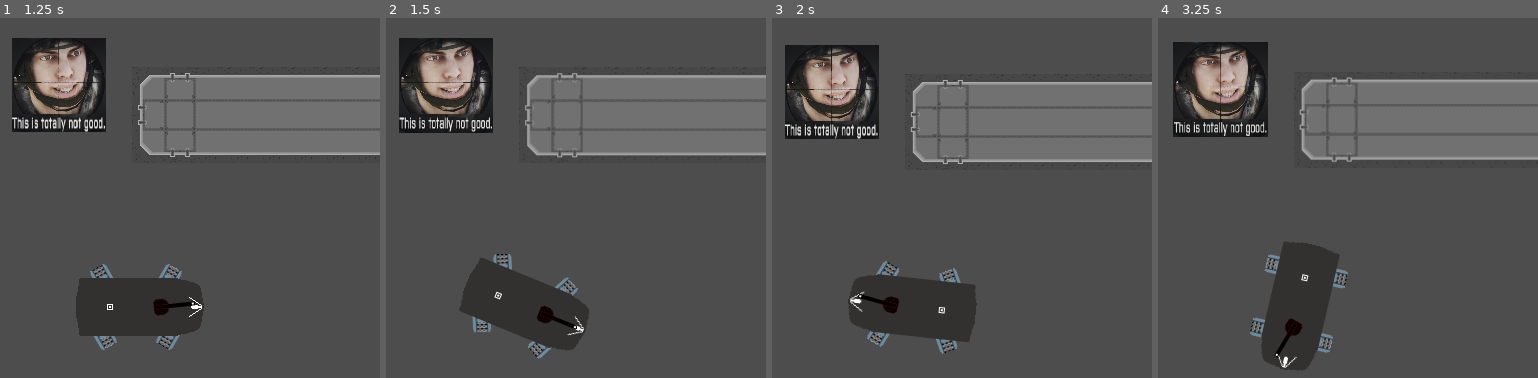
Above: before the commit, frames 1-4 (left to right).
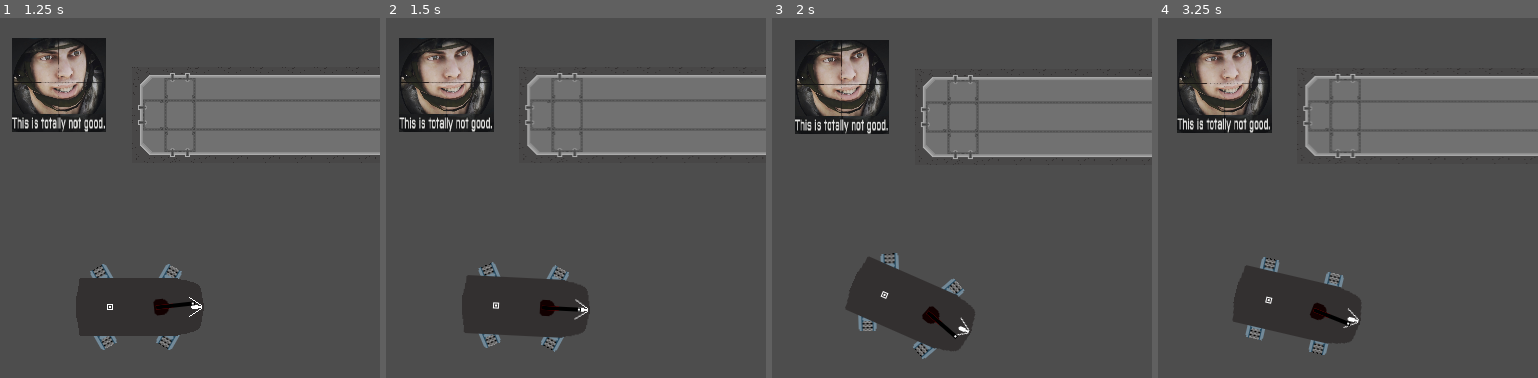
Above: after the commit, the same moments.

Repository: CatWizard47/WormGame
Game: Godot game, scene res://Scenes/main_test_thingy.tscn
Same seed, same stepped clock (60 frames per second), same inputs: the game is played once before the commit and once after it.
Inputs (mouse positions are in pixels of both pictures, inside the frame that each line leads up to):
- Up to frame 1 (1.25 s): move the mouse to (247, 270) at 0.52 s; press the mouse at (247, 270) at 0.53 s; hold D (move_right) from 0.53 s (still down)
- Up to frame 2 (1.5 s): move the mouse to (431, 342) at 1.27 s; release D (move_right) at 1.28 s; release the mouse at (431, 342) at 1.28 s; hold S (move_backward) from 1.28 s (still down); click (431, 342) at 1.35 s
- Up to frame 3 (2 s): keep holding S (move_backward)
- Up to frame 4 (3.25 s): move the mouse to (1344, 147) at 2.02 s; release S (move_backward) at 2.03 s; press the mouse at (1344, 147) at 2.03 s; hold D (move_right) 2.03-2.78 s; move the mouse to (outside the picture) at 2.77 s; release the mouse at (outside the picture) at 2.78 s; hold W (move_forward) from 2.78 s (still down); click (outside the picture) at 2.85 s

Frame 1 is identical in both runs. In frame 2, 2.9% of the frame differs, in the area x 3-54%, y 5-95%; in frame 3, 12%; in frame 4, 13%, in the area x 3-100%, y 5-98%.

Commit message:
more track improvements

Diff:
--- a/scripts/player.gd
+++ b/scripts/player.gd
@@ -2,16 +2,14 @@
 
 @export var max_engine_power = 10
 @export var acceleration_mult : float = 0.5
-@export var traction_Coefficient : float = 0.0002 #MUST BE SMOL
+@export var traction_Coefficient : float = 0.02 #MUST BE SMOL
 @export var max_velocity: int = 100
 @export var locomotion_node_rotation_speed: float = 0.025
 var locomotive_nodes: Node
 var screen_size # Size of the game window. # temp
 var velocity: Vector2
 var engine_power: float
-var rotation_direction: float = 0
 var locomotive_rotation: float
-#var output_array: Array
 var node_count: float
 
 
@@ -34,25 +32,15 @@
 		locomotive_rotation += loco_node.change_rotation(rotation_speed)
 	locomotive_rotation = locomotive_rotation / node_count
 
-#func _apply_thrust_with_locomotive_nodes(power:float) -> void:
-#	for loco_node: Node in locomotive_nodes.get_children():
-#		output_array = loco_node.apply_thrust(power)
-#		velocity.x += output_array[0]
-#		velocity.y += output_array[1]
-#		rotation_direction += output_array[2]
 
 func _movement(delta: float) -> void:
 	if Input.is_action_pressed("move_right"):
 		_rotate_locomotive_nodes(locomotion_node_rotation_speed)
-		#rotation_direction += 0.025
-		#if rotation_direction >= 2*PI:
-		#	rotation_direction = 0
 
 	if Input.is_action_pressed("move_left"):
 		_rotate_locomotive_nodes(-locomotion_node_rotation_speed)
-		#rotation_direction -= 0.025
-		#if rotation_direction <= 0:
-		#	rotation_direction = 2*PI
+
+	##TODO - Movement comm to set loco_nodes rotation to 0
 
 	if(Input.is_action_pressed("move_backward") or Input.is_action_pressed("move_forward")):
 		if Input.is_action_pressed("move_backward") and engine_power > -max_engine_power:
@@ -65,29 +53,29 @@
 	else:
 		engine_power = 0
 
+
 	#_apply_thrust_with_locomotive_nodes(engine_power)
-
-	#this needs to have thrust application
-
 	if  locomotive_rotation > 0.01:
-		rotation_direction -= engine_power/100.0
+		#rotation_direction -= engine_power/100.0
+		rotation -= engine_power/ (500.0 * PI/2)
 		#if rotation_direction < 0 :
 		#	rotation_direction = 2*PI
 		#	print("TEST")
 	elif locomotive_rotation < 0.01:
-		rotation_direction += engine_power/100.0
+		#rotation_direction += engine_power/100.0
+		rotation += engine_power/(500.0 * PI/2)
 		#if rotation_direction > 2*PI :
 		#	rotation_direction = 0
 		#	print("AIE")
-	if signf(rotation_direction) * signf(engine_power) <0:
-		pass
-
+	print(rotation)
 
 	#print(locomotive_rotation ," <-loco rotation-> ", rotation)
-	rotation=rotation_direction
+	#rotation=rotation_direction
 	velocity -= velocity.normalized() * traction_Coefficient * mass * 9.81
+	#velocity = Vector2.from_angle(rotation).normalized() * engine_power * 10
 	velocity.x += engine_power * cos(rotation)
 	velocity.y += engine_power * sin(rotation)
+	print(velocity)
 
 	if velocity.length() <= 1:
 		velocity = Vector2.ZERO
